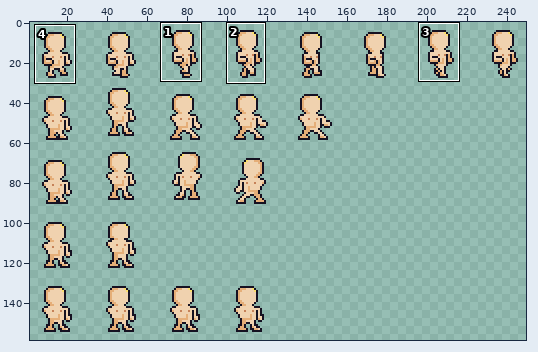
Sprite sheet, stored at Assets/Art/Character/Character Walking.png. The picture above shows the old version from afar; the outline marks the close-up.
Close-up. Before the commit:
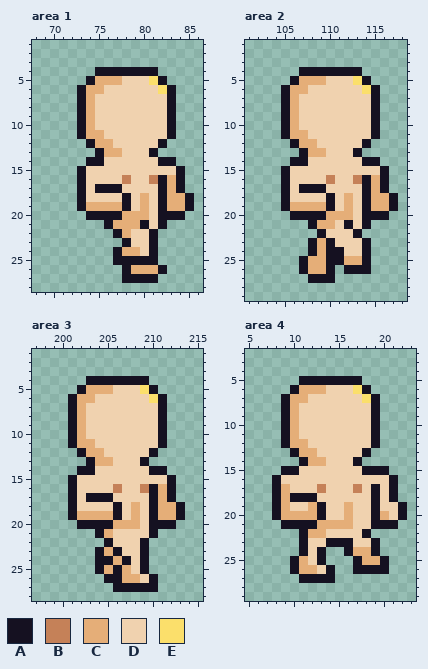
The file is 256x160 pixels. Colours within 5 levels of each other are drawn and written as one. Shown: area 1: x 68..86, y 1..28; area 2: x 101..118, y 1..29; area 3: x 197..215, y 1..28; area 4: x 5..23, y 2..29. The wide view leaves out empty margins. The commit also changed other parts of the picture, which this record leaves out.
Palette (. is transparent): A #151121  B #c58158  C #e5ae78  D #f0d2af  E #fbdf6b
Pixels before, area 1, first column x 73:
 4 ..AAAAAAA....
 5 .ACCCDDDEA...
 6 ACCDDDDDDEA..
 7 ACDDDDDDDDA..
 8 ACDDDDDDDDA..
 9 ACDDDDDDDDA..
10 ACDDDDDDDDA..
11 ACCDDDDDDDA..
12 .ACCDDDDDA...
13 ..ACCDDDA....
14 .AADDDDDDAA..
15 ADDDDDDDDDDA.
16 ADDDDBDDBACA.
17 ADAAADDDDACA.
18 ADDDDADCDACCA
19 ACCCCADCDACCA
20 .AAAACCCDAAA.
21 ...ACCCADA...
22 ....ACDDA....
23 .....ADDA....
24 ....ACCDA....
25 ....AAAAA....
26 .....ACCCA...
27 .....AAAA....
Pixels before, area 2, first column x 105:
 4 ..AAAAAAA....
 5 .ACCCDDDEA...
 6 ACCDDDDDDEA..
 7 ACDDDDDDDDA..
 8 ACDDDDDDDDA..
 9 ACDDDDDDDDA..
10 ACDDDDDDDDA..
11 ACCDDDDDDDA..
12 .ACCDDDDDA...
13 ..ACCDDDA....
14 .AADDDDDDAA..
15 ADDDDDDDDDDA.
16 ADDDDBDDBACA.
17 ADAAADDDDACA.
18 ADDDDADCDACCA
19 ACCCCADCDACCA
20 .AAAACCCDAAA.
21 ...ACCDADA...
22 ....ADDDA....
23 ...ACADDDA...
24 ...ACAADDA...
25 ..ACCAACCA...
26 ..ACCA.AAA...
27 ...AAA.......
Pixels before, area 3, first column x 201:
 4 ..AAAAAAA....
 5 .ACCCDDDEA...
 6 ACCDDDDDDEA..
 7 ACDDDDDDDDA..
 8 ACDDDDDDDDA..
 9 ACDDDDDDDDA..
10 ACDDDDDDDDA..
11 ACCDDDDDDDA..
12 .ACCDDDDDA...
13 ..ACCDDDA....
14 .AADDDDDDAA..
15 ADDDDDDDDDDA.
16 ADDDDBDDBACA.
17 ADAAADDDDACA.
18 ADDDDADCDACCA
19 ACCCCADCDACCA
20 .AAAACCCDAAA.
21 ...ACDDDDA...
22 ....ADDDA....
23 ...ACADDA....
24 ...AACADA....
25 ...ACACDA....
26 ....AACCDA...
27 .....AAAAA...
Pixels before, area 4, first column x 8:
 5 ...AAAAAAA.....
 6 ..ACCCDDDEA....
 7 .ACCDDDDDDEA...
 8 .ACDDDDDDDDA...
 9 .ACDDDDDDDDA...
10 .ACDDDDDDDDA...
11 .ACDDDDDDDDA...
12 .ACCDDDDDDDA...
13 ..ACCDDDDDA....
14 ...ACCDDDA.....
15 .AADDDDDDDAAA..
16 ADDDDDDDDDDDDA.
17 ACDDDBDDDBDADA.
18 ACAAADDDDDDADA.
19 ACDDCADDCDDADDA
20 ACCCCADDCDDACDA
21 .AAAACCCCDDAAA.
22 ...ACCDDDDA....
23 ...ADDAAADDA...
24 ...ADA..ACCA...
25 ..ACDA...ACCA..
26 ..ACCDA..AAAA..
27 ...AAAA........
And afterwards:
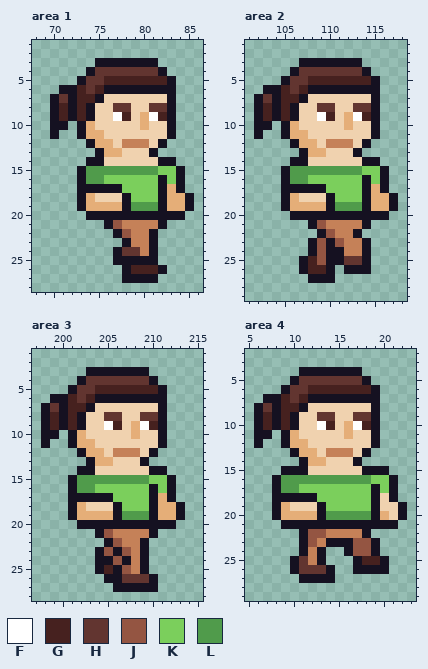
Colours new in this view: F #ffffff  G #46211f  H #623530  J #945542  K #7bcf5c  L #509b4b
What changed:
Changed rows in their new state; - is an unchanged pixel.
Area 1:
first column x 70:
 3 -----AAAAAAA--
 4 ----AHHHHHHHA-
 5 ---AHHGGGGGGGA
 6 -AAGHGAAAAAAA-
 7 AHAGGA--------
 8 AGAGA--HH--HH-
 9 AGAGA--FG-CFG-
10 AA--------C---
11 A-------------
12 --------BBB---
15 ----LLLLLLLLKK
16 ----LLKKKKKK-K
17 ----A---KKKK--
18 ----C----KKK--
19 ---------LLL--
20 --------AAAA--
21 -------JBBBB--
22 --------JBB---
23 ---------BB---
24 --------HHB---
26 ---------GGG--
Area 2:
first column x 102:
 3 -----AAAAAAA--
 4 ----AHHHHHHHA-
 5 ---AHHGGGGGGGA
 6 -AAGHGAAAAAAA-
 7 AHAGGA--------
 8 AGAGA--HH--HH-
 9 AGAGA--FG-CFG-
10 AA--------C---
11 A-------------
12 --------BBB---
15 ----LLLLLLLLKK
16 ----LLKKKKKK-K
17 ----A---KKKK--
18 ----C----KKK--
19 ---------LLL--
20 --------AAAA--
21 -------JBBBB--
22 --------JBB---
23 -------J-JBB--
24 -------J--BB--
25 ------GJ--HH--
26 ------GG------
Area 3:
first column x 198:
 3 -----AAAAAAA--
 4 ----AHHHHHHHA-
 5 ---AHHGGGGGGGA
 6 -AAGHGAAAAAAA-
 7 AHAGGA--------
 8 AGAGA--HH--HH-
 9 AGAGA--FG-CFG-
10 AA--------C---
11 A-------------
12 --------BBB---
15 ----LLLLLLLLKK
16 ----LLKKKKKK-K
17 ----A---KKKK--
18 ----C----KKK--
19 ---------LLL--
20 --------AAAA--
21 -------JBBBB--
22 --------JBB---
23 -------J-JB---
24 --------J-B---
25 -------G-JB---
26 ---------HHH--
Area 4:
first column x 6:
 4 -----AAAAAAA---
 5 ----AHHHHHHHA--
 6 ---AHHGGGGGGGA-
 7 -AAGHGAAAAAAA--
 8 AHAGGA---------
 9 AGAGA--HH--HH--
10 AGAGA--FG-CFG--
11 AA--------C----
12 A--------------
13 --------BBB----
15 -----A---------
16 ---LLLLLLLLLLKK
17 ---LLKKKKKKKK-K
18 ---A---KKKKKK--
19 ------D-KKKKK--
20 --------LLLLL--
21 -------AAAAAA--
22 ------JJBBBB---
23 ------JB---JJ--
24 ------B----JJ--
25 -----HB-----GG-
26 -----HHH-------
